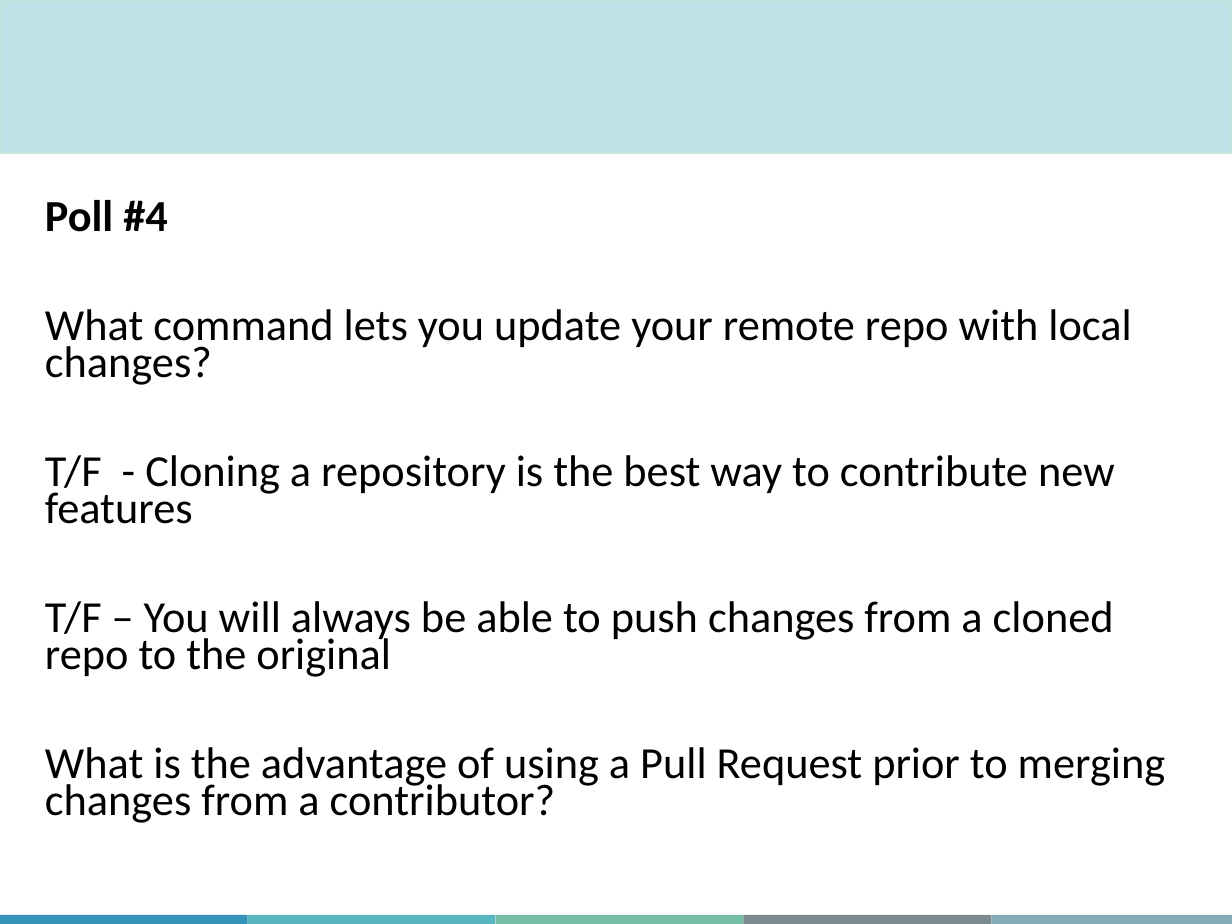
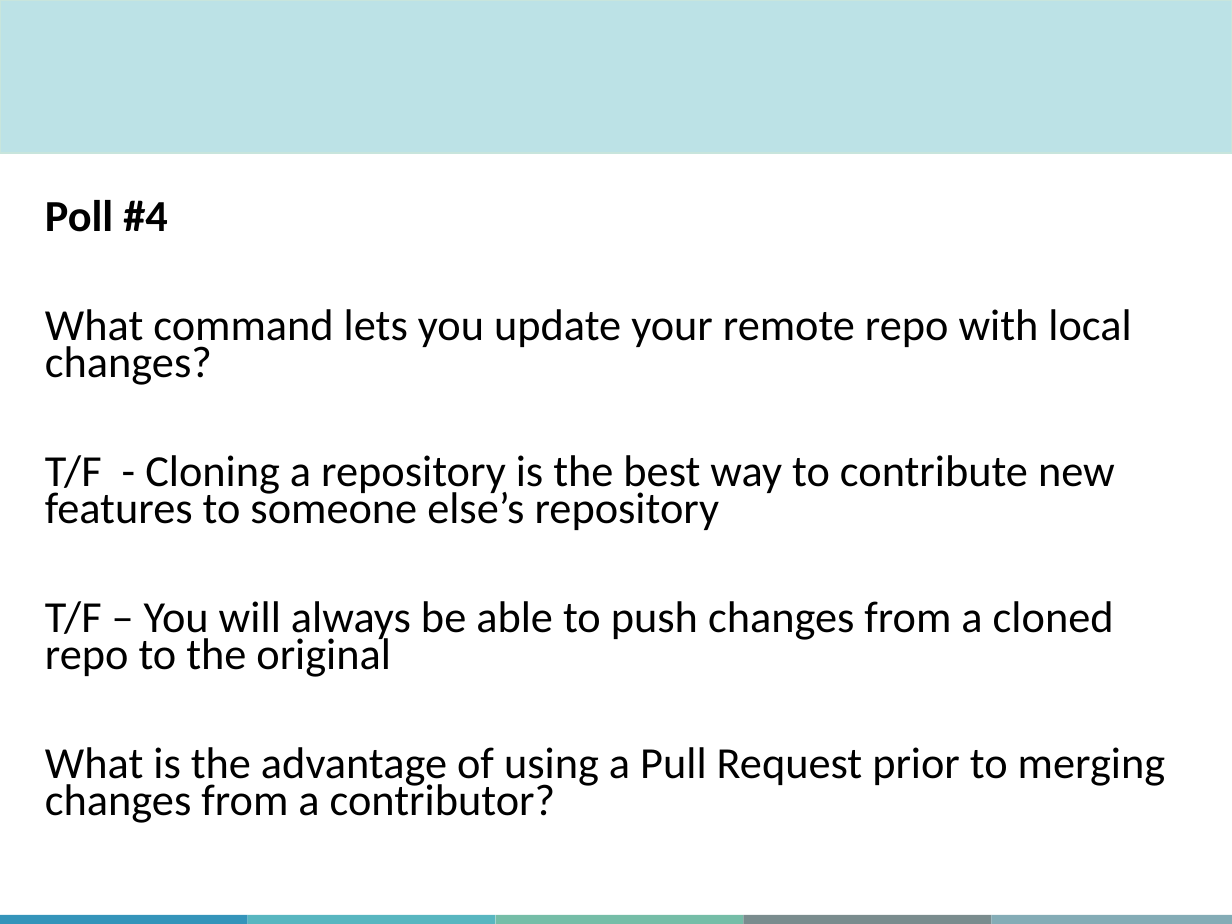
Before and after one commit to ehuan2/IntroToGitHub, a slide deck: slide 66 of Slides/MiCM_GitHub_Workshop_may_2026.pptx (slide 64 before the commit). Drawn at 1232x924 pixels with LibreOffice and Linux fonts; fonts in the diff are those of the drawing; background and template pictures are left out. Boxes give left, top, right and bottom in pixels: in the first picture for what was removed or moved away, otherwise in the second. Text is boxed around its words. In the diff, an @@ line names an element or a change of style, - is before the commit and + after.

```diff
--- a/Slides/MiCM_GitHub_Workshop_may_2026.pptx
+++ b/Slides/MiCM_GitHub_Workshop_may_2026.pptx
@@ text at bbox=[45, 455, 1115, 530]: text changed @@
-T/F - Cloning a repository is the best way to contribute new features
+T/F - Cloning a repository is the best way to contribute new features to someone else’s repository
```
Also in this commit, not shown: 22 other slides changed, 4 slides added, 2 slides removed.
